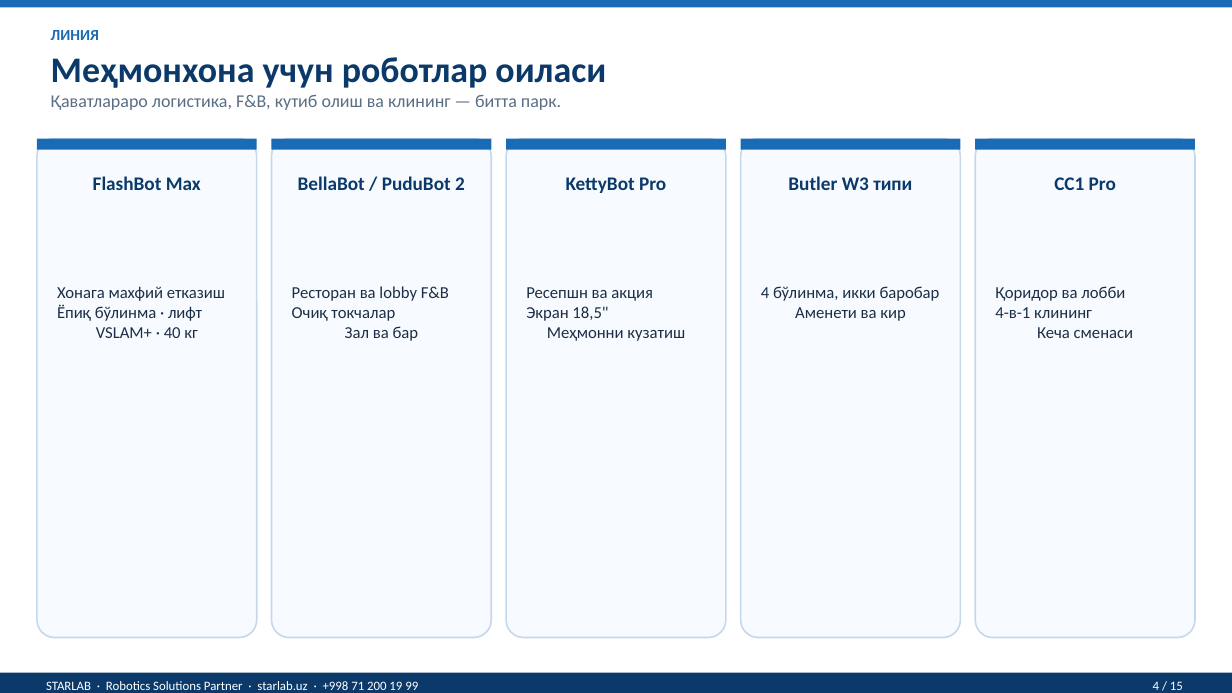
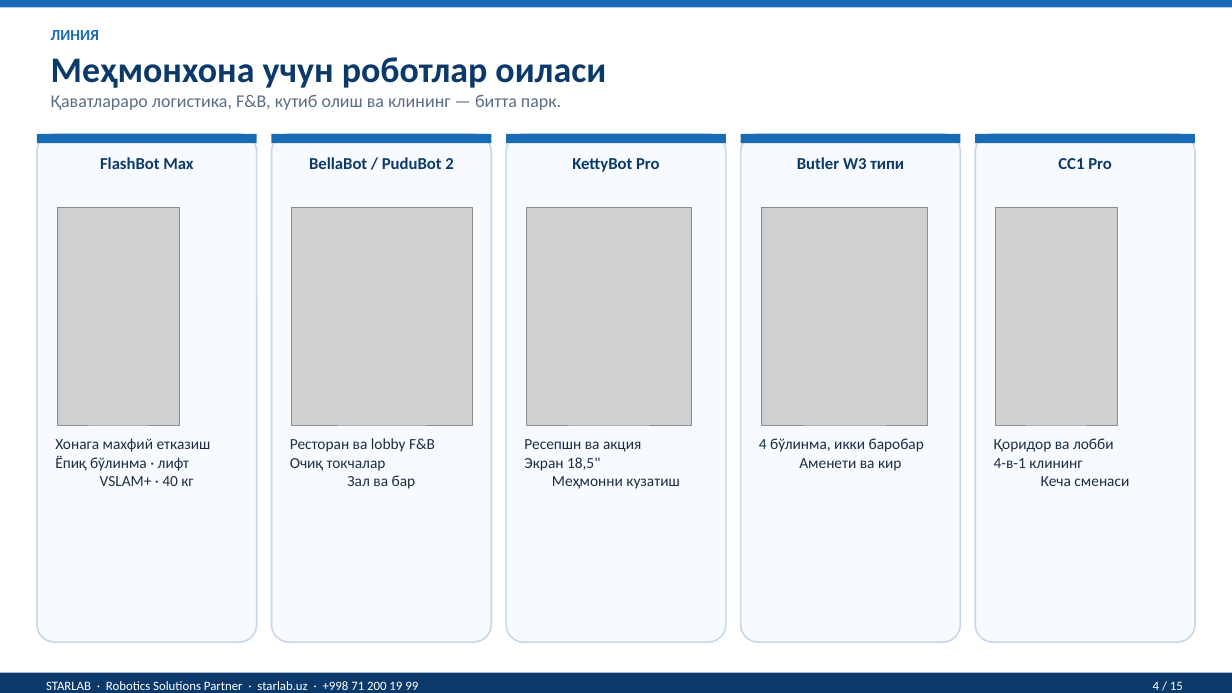
Before and after one commit to Musobek0809/moliya-bot, a slide deck: slide 4 of presentations/ROBOSANT_Mehmonxona_UZ_kirill.pptx. Drawn at 1232x693 pixels with LibreOffice and Linux fonts; fonts in the diff are those of the drawing; grey boxes stand for pictures. Boxes give left, top, right and bottom in pixels: in the first picture for what was removed or moved away, otherwise in the second. Text is boxed around its words. In the diff, an @@ line names an element or a change of style, - is before the commit and + after.

```diff
--- a/presentations/ROBOSANT_Mehmonxona_UZ_kirill.pptx
+++ b/presentations/ROBOSANT_Mehmonxona_UZ_kirill.pptx
@@ rounded rectangle resized from (x1=37, y1=139, x2=257, y2=638) to (x1=37, y1=134, x2=257, y2=642) @@
@@ text "FlashBot Max" moved from (x1=93, y1=176, x2=201, y2=190) to (x1=100, y1=157, x2=193, y2=169) @@
@@ rounded rectangle resized from (x1=272, y1=139, x2=492, y2=638) to (x1=272, y1=134, x2=492, y2=642) @@
@@ text "BellaBot / PuduBot 2" moved from (x1=298, y1=176, x2=465, y2=190) to (x1=309, y1=157, x2=453, y2=169) @@
@@ rounded rectangle resized from (x1=506, y1=139, x2=726, y2=638) to (x1=506, y1=134, x2=726, y2=642) @@
@@ text "KettyBot Pro" moved from (x1=566, y1=177, x2=666, y2=193) to (x1=572, y1=158, x2=660, y2=172) @@
@@ rounded rectangle resized from (x1=741, y1=139, x2=961, y2=638) to (x1=741, y1=134, x2=961, y2=642) @@
@@ text "Butler W3 типи" moved from (x1=788, y1=176, x2=912, y2=190) to (x1=797, y1=157, x2=904, y2=169) @@
@@ 5 rectangles moved together from (x1=37, y1=139, x2=1195, y2=150) to (x1=37, y1=134, x2=1195, y2=143) @@
@@ rounded rectangle resized from (x1=975, y1=139, x2=1195, y2=638) to (x1=975, y1=134, x2=1195, y2=642) @@
@@ size 15 to 13 pt in 5 elements at (x1=100, y1=157, x2=193, y2=169), (x1=309, y1=157, x2=453, y2=169), (x1=572, y1=158, x2=660, y2=172), (x1=797, y1=157, x2=904, y2=169), (x1=1058, y1=158, x2=1112, y2=169) @@
@@ text "CC1 Pro" moved from (x1=1054, y1=177, x2=1116, y2=190) to (x1=1058, y1=158, x2=1112, y2=169) @@
@@ picture added at (x1=57, y1=208, x2=179, y2=425) @@
@@ picture added at (x1=292, y1=208, x2=473, y2=425) @@
@@ picture added at (x1=527, y1=208, x2=692, y2=425) @@
@@ picture added at (x1=762, y1=208, x2=929, y2=425) @@
@@ picture added at (x1=995, y1=208, x2=1117, y2=425) @@
@@ text "Хонага махфий етказиш Ёпиқ бўлинма ..." moved from (x1=57, y1=286, x2=225, y2=338) to (x1=55, y1=438, x2=211, y2=486) @@
@@ text "Ресторан ва lobby F&B Очиқ ..." moved from (x1=292, y1=286, x2=449, y2=341) to (x1=290, y1=438, x2=435, y2=489) @@
@@ text "Ресепшн ва акция Экран 18,5" ..." moved from (x1=526, y1=287, x2=685, y2=341) to (x1=524, y1=439, x2=679, y2=489) @@
@@ text "4 бўлинма, икки баробар Аменети ..." moved from (x1=761, y1=286, x2=940, y2=321) to (x1=759, y1=438, x2=924, y2=471) @@
@@ size 13 to 12 pt in 5 elements at (x1=55, y1=438, x2=211, y2=486), (x1=290, y1=438, x2=435, y2=489), (x1=524, y1=439, x2=679, y2=489), (x1=759, y1=438, x2=924, y2=471), (x1=994, y1=438, x2=1129, y2=486) @@
@@ text "Қоридор ва лобби 4-в-1 клининг ..." moved from (x1=995, y1=286, x2=1134, y2=338) to (x1=994, y1=438, x2=1129, y2=486) @@
```
Also in this commit, not shown: 6 other slides changed, 29 other files.
